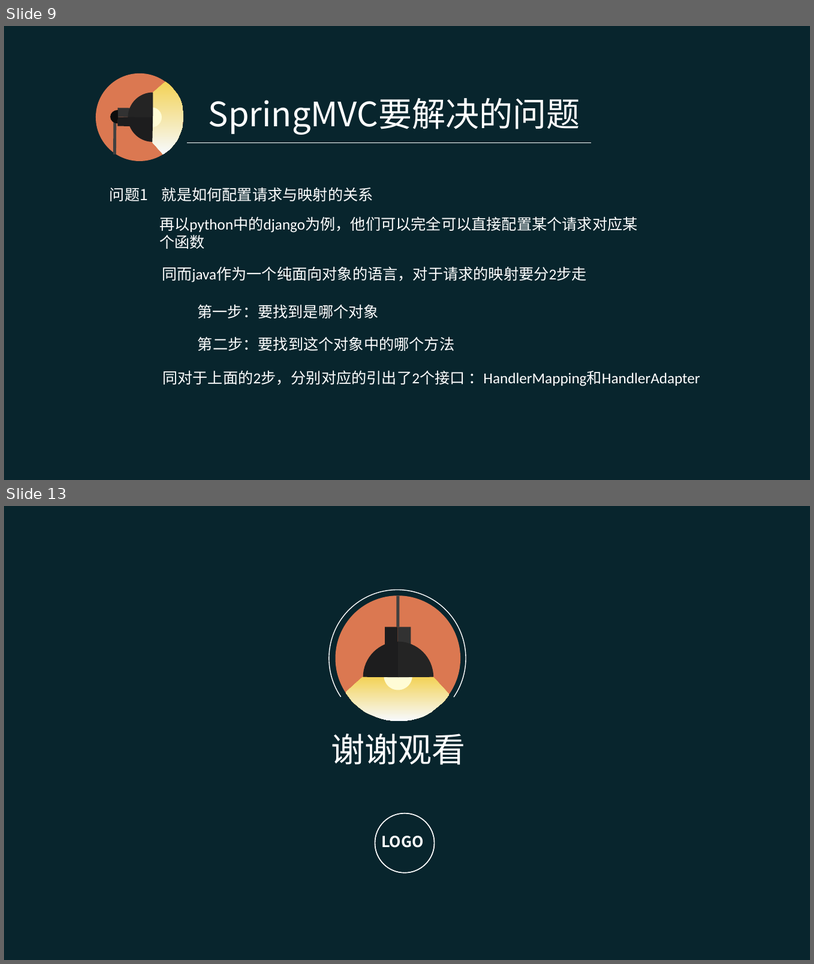
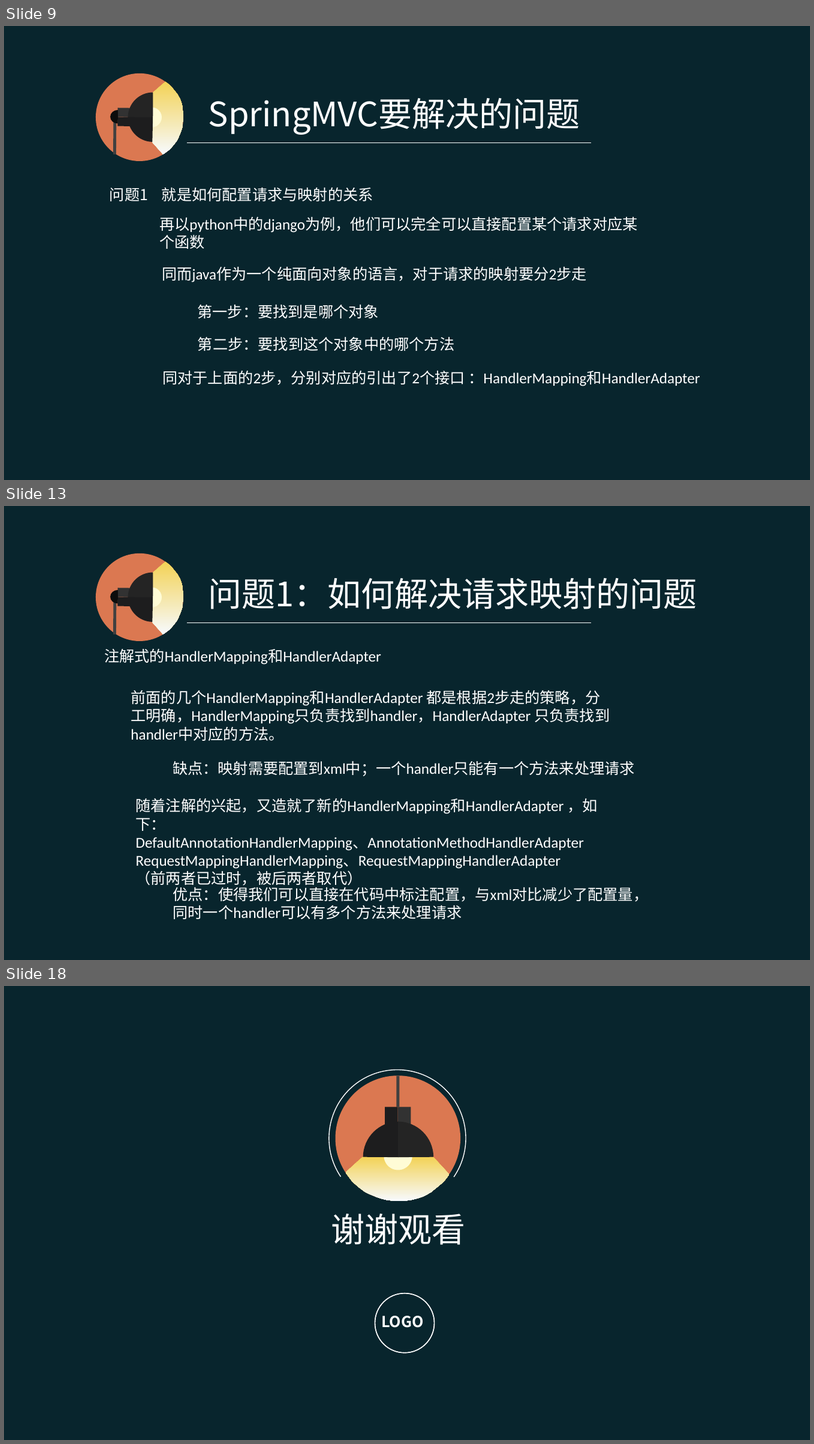
Before and after one commit to pingpangkuangmo/blog, a slide deck: 2015-4/SpringMVC的设计分享.ppt. Shown one above the other, each under a label of ours: slides 9 and 13 before the commit, slides 9, 13 and 18 after it; the slides between them are not shown. The pictures are 814x964 and 814x1444 pixels, drawn with LibreOffice and Linux fonts; fonts in the diff are those of the drawing. Boxes give left, top, right and bottom in pixels: in the first picture for what was removed or moved away, otherwise in the second. Text is boxed around its words. In the diff, an @@ line names an element or a change of style, - is before the commit and + after.

```diff
--- a/2015-4/SpringMVC的设计分享.ppt
+++ b/2015-4/SpringMVC的设计分享.ppt
@@ slide 13 added at (4,506,810,960), background #08252D @@
@@ group added at (95,553,184,642): 5 freeform shapes, 2 rectangles, 1 ellipse, 1 line @@
@@ text added at (209,578,697,609), 40 pt, text #FFFFFF @@
+问题1：如何解决请求映射的问题
@@ line added from (187, 622) to (591, 622), #FFFFFF 0.51 pt @@
@@ text added at (104,649,381,664), 18 pt, text #FFFFFF @@
+注解式的HandlerMapping和HandlerAdapter
@@ text added at (131,690,610,741), 18 pt, text #FFFFFF @@
+前面的几个HandlerMapping和HandlerAdapter 都是根据2步走的策略，分工明确，HandlerMapping只负责找到handler，HandlerAdapter 只负责找到handler中对应的方法。
@@ text added at (173,760,635,776), 18 pt, text #FFFFFF @@
+缺点：映射需要配置到xml中；一个handler只能有一个方法来处理请求
@@ text added at (136,798,597,887), 18 pt, text #FFFFFF @@
+随着注解的兴起，又造就了新的HandlerMapping和HandlerAdapter ，如下：
+DefaultAnnotationHandlerMapping、AnnotationMethodHandlerAdapter
+RequestMappingHandlerMapping、RequestMappingHandlerAdapter
+（前两者已过时，被后两者取代）
@@ text added at (173,884,648,919), 18 pt, text #FFFFFF @@
+优点：使得我们可以直接在代码中标注配置，与xml对比减少了配置量，同时一个handler可以有多个方法来处理请求
@@ what was slide 13 is now slide 18 @@
```
Also in this commit, not shown: 5 slides changed, 5 other slides added, 1 slide removed.
